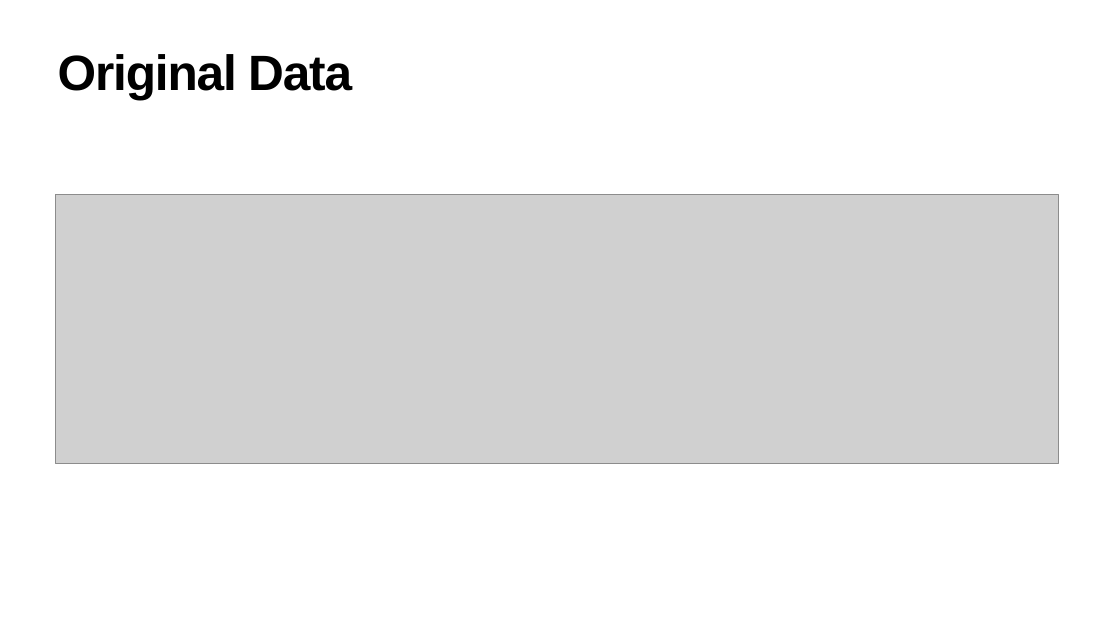
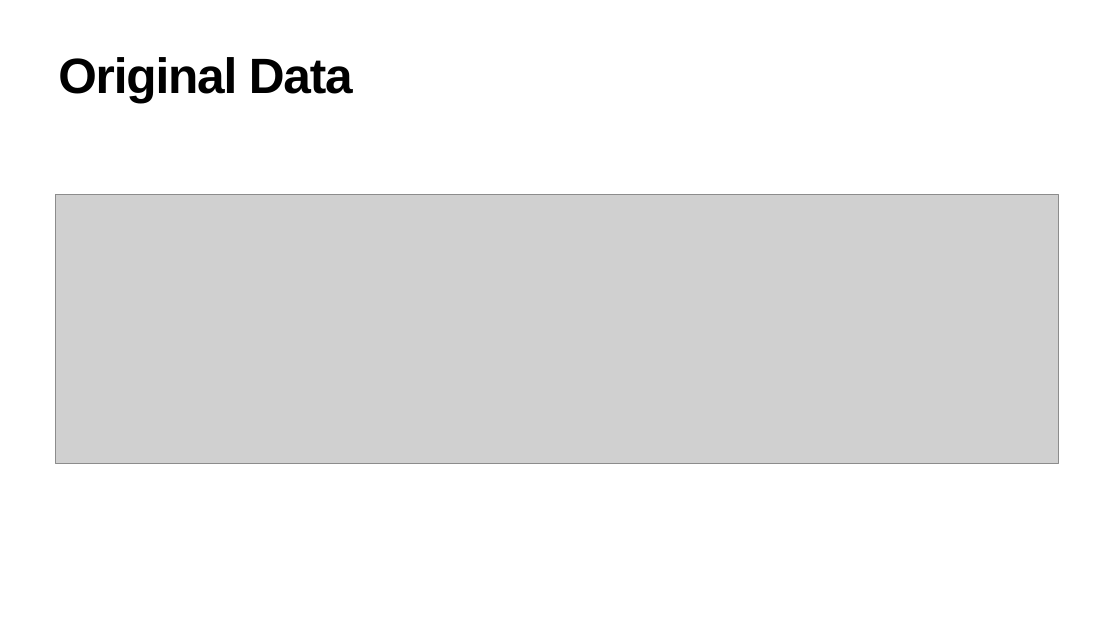
Before and after one commit to Lorby04/ML-2-Final, a slide deck: slide 4 of Report.pptx. Drawn at 1120x630 pixels with LibreOffice and Linux fonts; fonts in the diff are those of the drawing; grey boxes stand for pictures; background and template pictures are left out. Boxes give left, top, right and bottom in pixels: in the first picture for what was removed or moved away, otherwise in the second. Text is boxed around its words. In the diff, an @@ line names an element or a change of style, - is before the commit and + after.

```diff
--- a/Report.pptx
+++ b/Report.pptx
@@ title "Original Data" moved from (x1=58, y1=54, x2=352, y2=99) to (x1=58, y1=57, x2=353, y2=103) @@
```
Also in this commit, not shown: 3 other slides changed, 1 slide added, 2 other files.
